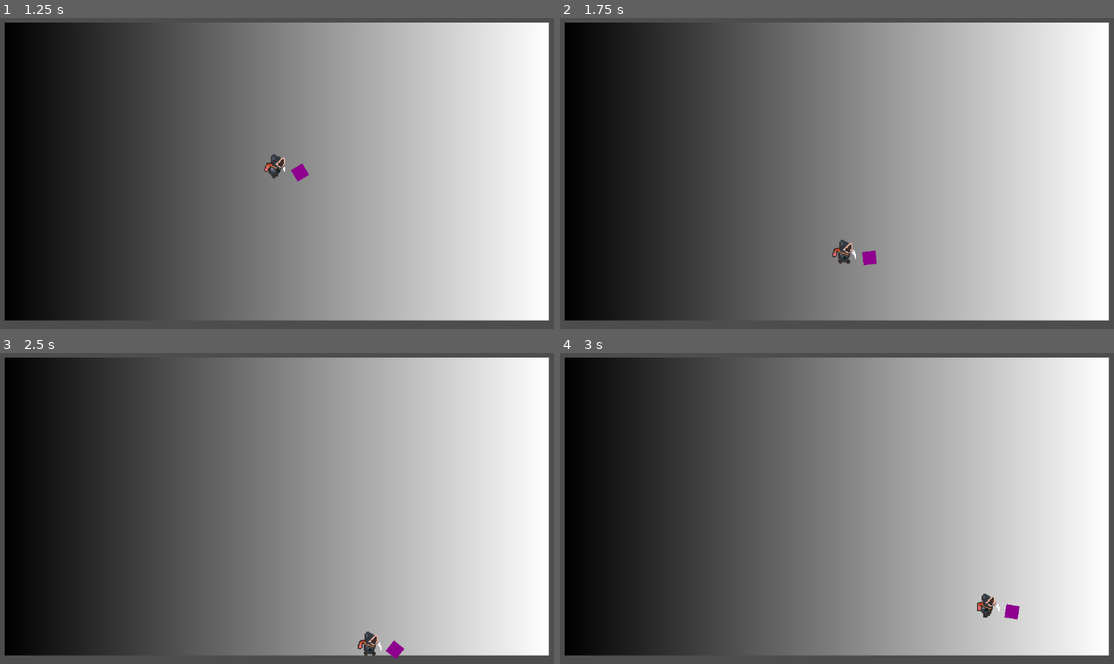
Above: before the commit, frames 1-4 (two rows, left to right).
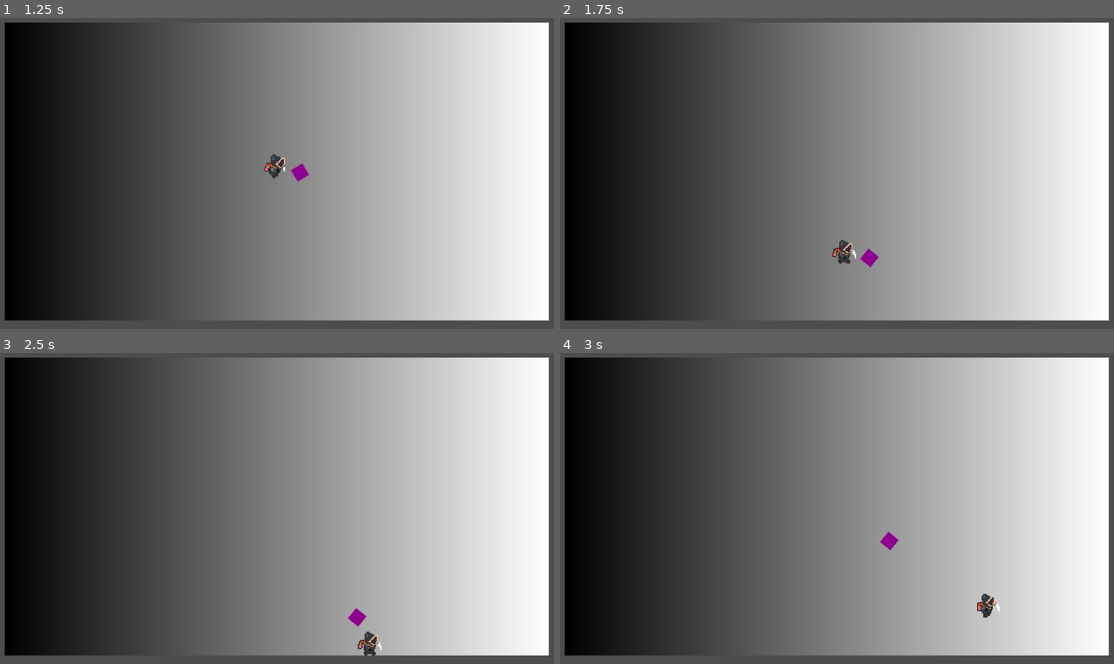
Above: after the commit, the same moments.

Repository: mabanana/MagicPE
Game: Godot game, scene res://Scenes/GameScenes/Test1.tscn
The game is run twice, just before and just after one commit, with the same random seed, the same clock (stepped at 60 frames per second) and the same inputs.
Inputs (mouse positions are in pixels of both pictures, inside the frame that each line leads up to):
- Up to frame 1 (1.25 s): tap Enter (ui_accept) at 0.5, 0.77, 1.07 s; move the mouse to (409, 151) at 0.52 s; press the mouse at (409, 151) at 0.53 s; hold Right (ui_right) from 0.53 s (still down); right-click (409, 151) at 0.8 s
- Up to frame 2 (1.75 s): move the mouse to (715, 185) at 1.27 s; release Right (ui_right) at 1.28 s; release the mouse at (715, 185) at 1.28 s; hold Down (ui_down) from 1.28 s (still down); right-click (715, 185) at 1.35 s; tap Enter (ui_accept) at 1.52, 1.55 s
- Up to frame 3 (2.5 s): tap Enter (ui_accept) at 1.82 s; move the mouse to (337, 430) at 2.02 s; release Down (ui_down) at 2.03 s; hold Right (ui_right) from 2.03 s (still down); hold Enter (ui_accept) from 2.03 s (still down); click (337, 430) at 2.3 s
- Up to frame 4 (3 s): move the mouse to (809, 573) at 2.77 s; release Right (ui_right) at 2.78 s; release Enter (ui_accept) at 2.78 s; hold Up (ui_up) from 2.78 s (still down); click (809, 573) at 2.85 s

Frame 1 is identical in both runs. In frame 2, less than 0.1% of the frame differs, in the area x 54-58%, y 74-81%; in frame 3, 0.2%; in frame 4, 0.2%, in the area x 57-83%, y 57-86%.
Error after the commit: Invalid call. Nonexistent function 'depossess' in base 'Nil'. (res://Scripts/Defaults/SoccerComponent.gd:19)

Commit message:
Add Soccer basic behavior

Diff:
--- a/Scenes/Entities/BackpackMan.tscn
+++ b/Scenes/Entities/BackpackMan.tscn
@@ -7,6 +7,7 @@
 [ext_resource type="Script" path="res://Scripts/States/IdleState.gd" id="4_3ntr3"]
 [ext_resource type="Script" path="res://Scripts/States/PossessionState.gd" id="5_qbww8"]
 [ext_resource type="Script" path="res://Scripts/Defaults/SoccerJoint.gd" id="7_awl14"]
+[ext_resource type="Script" path="res://Scripts/Defaults/SoccerComponent.gd" id="7_vc3ro"]
 
 [sub_resource type="RectangleShape2D" id="RectangleShape2D_dh0tf"]
 size = Vector2(22, 25)
@@ -170,11 +171,12 @@
 texture = ExtResource("2_hbupl")
 hframes = 4
 
-[node name="CharacterStateMachine" type="Node" parent="." node_paths=PackedStringArray("current_state", "character", "animation_tree")]
+[node name="CharacterStateMachine" type="Node" parent="." node_paths=PackedStringArray("current_state", "character", "animation_tree", "game_component")]
 script = ExtResource("3_4ie58")
 current_state = NodePath("Idle")
 character = NodePath("..")
 animation_tree = NodePath("../AnimationTree")
+game_component = NodePath("../SoccerComponent")
 
 [node name="Idle" type="Node" parent="CharacterStateMachine"]
 script = ExtResource("4_3ntr3")
@@ -193,14 +195,18 @@
 "": SubResource("AnimationLibrary_4ruuf")
 }
 
-[node name="SoccerJoint" type="Area2D" parent="." node_paths=PackedStringArray("ball_marker")]
+[node name="SoccerComponent" type="Node2D" parent="." node_paths=PackedStringArray("ball_marker")]
+script = ExtResource("7_vc3ro")
+ball_marker = NodePath("BallMarker")
+
+[node name="BallMarker" type="Marker2D" parent="SoccerComponent"]
+position = Vector2(0, 10)
+
+[node name="SoccerJoint" type="Area2D" parent="SoccerComponent"]
 position = Vector2(0, 10)
 script = ExtResource("7_awl14")
-ball_marker = NodePath("BallMarker")
-
-[node name="CollisionShape2D" type="CollisionShape2D" parent="SoccerJoint"]
+
+[node name="CollisionShape2D" type="CollisionShape2D" parent="SoccerComponent/SoccerJoint"]
 shape = SubResource("RectangleShape2D_cfjei")
 
-[node name="BallMarker" type="Marker2D" parent="SoccerJoint"]
-
-[connection signal="area_entered" from="SoccerJoint" to="SoccerJoint" method="_on_area_entered"]
+[connection signal="area_entered" from="SoccerComponent/SoccerJoint" to="SoccerComponent" method="_on_soccer_joint_area_entered"]
--- a/Scenes/Entities/Ball.tscn
+++ b/Scenes/Entities/Ball.tscn
@@ -14,6 +14,7 @@
 
 [node name="Ball" type="RigidBody2D"]
 collision_layer = 2
+collision_mask = 4
 mass = 0.1
 physics_material_override = SubResource("PhysicsMaterial_hoica")
 gravity_scale = 0.0
--- a/Scenes/Entities/PlayerEnitity.tscn
+++ b/Scenes/Entities/PlayerEnitity.tscn
@@ -1,10 +1,12 @@
-[gd_scene load_steps=11 format=3 uid="uid://dr75iqv65238"]
+[gd_scene load_steps=13 format=3 uid="uid://dr75iqv65238"]
 
 [ext_resource type="Script" path="res://Scripts/Defaults/PlayerEnitity.gd" id="1_wb4fh"]
 [ext_resource type="Texture2D" uid="uid://br0fpehpib3tv" path="res://icon.svg" id="2_6ly2v"]
 [ext_resource type="Script" path="res://Scripts/Defaults/CharacterStateMachine.gd" id="3_6mjdp"]
 [ext_resource type="Script" path="res://Scripts/States/IdleState.gd" id="4_aggig"]
 [ext_resource type="Script" path="res://Scripts/States/PossessionState.gd" id="5_rack5"]
+[ext_resource type="Script" path="res://Scripts/Defaults/GameComponents.gd" id="6_rkxgd"]
+[ext_resource type="Script" path="res://Scripts/Defaults/SoccerComponent.gd" id="7_bsa8r"]
 
 [sub_resource type="RectangleShape2D" id="RectangleShape2D_dh0tf"]
 size = Vector2(26, 23)
@@ -58,3 +60,9 @@
 libraries = {
 "": SubResource("AnimationLibrary_4ruuf")
 }
+
+[node name="GameComponents" type="Node" parent="."]
+script = ExtResource("6_rkxgd")
+
+[node name="SoccerComponent" type="Node" parent="GameComponents"]
+script = ExtResource("7_bsa8r")
--- a/Scenes/GameScenes/Test1.tscn
+++ b/Scenes/GameScenes/Test1.tscn
@@ -11,6 +11,8 @@
 [node name="Test1" type="Node2D"]
 
 [node name="Court" type="RigidBody2D" parent="."]
+collision_layer = 4
+collision_mask = 7
 gravity_scale = 0.0
 freeze = true
 
--- a/Scripts/Defaults/Ball.gd
+++ b/Scripts/Defaults/Ball.gd
@@ -14,7 +14,7 @@
 func _process(delta):
 	if possessed:
 		var direction: int = 0
-		if (possesser.global_position.x - global_position.x) > 0:
+		if (possesser.global_position.x - global_position.x) >= 0:
 			direction = 1
 		elif (possesser.global_position.x - global_position.x) < 0:
 			direction = -1
@@ -25,12 +25,8 @@
 		global_position.y = move_toward(global_position.y, possesser.global_position.y, turn_speed*delta)
 
 
-
 func _on_area_2d_body_entered(body):
 	print("Ball: detected body entering: ",body.name)
-
-
-
 
 func possess(marker):
 	possessed = true
@@ -38,7 +34,7 @@
 	assign_possess(marker)
 
 func depossess():
-	possessed = true
+	possessed = false
 	sleeping = true
 	possesser = null
 
--- a/Scripts/Defaults/CharacterStateMachine.gd
+++ b/Scripts/Defaults/CharacterStateMachine.gd
@@ -5,6 +5,7 @@
 @export var current_state : State
 @export var character: CharacterBody2D
 @export var animation_tree: AnimationTree
+@export var game_component: GameComponent
 var states : Dictionary = {}
 
 
@@ -38,5 +39,5 @@
 	current_state = new_state
 	current_state.on_enter()
 
-func _input(event: InputEvent):
+func state_machine_input(event: InputEvent):
 	current_state.state_input(event)
--- /dev/null
+++ b/Scripts/Defaults/GameComponents.gd
@@ -0,0 +1,8 @@
+extends Node2D
+class_name GameComponent
+
+func main_interact(state_name):
+	pass
+
+func sec_interact(state_name):
+	pass
--- a/Scripts/Defaults/PlayerEnitity.gd
+++ b/Scripts/Defaults/PlayerEnitity.gd
@@ -5,24 +5,19 @@
 @export var state_machine: CharacterStateMachine
 @export var animation_tree: AnimationTree
 @export var sprite_2d: Sprite2D
+
+var blend_position: Vector2
+var x_direction: int
+var y_direction: int
 var facing: int = 1
+
 
 func _ready():
 	animation_tree.active = true
 
 func _physics_process(delta):
-	var x_direction = Input.get_axis("ui_left", "ui_right")
-	var y_direction = Input.get_axis("ui_up", "ui_down")
-	var main_interact = Input.is_action_just_pressed("main_interact")
-	var sec_interact = Input.is_action_just_pressed("secondary_interact")
-
-
-	if Input.is_action_just_pressed("ui_accept"):
-		if state_machine.current_state.name == "Idle":
-			state_machine.current_state.next_state = state_machine.states["Possession"]
-		if state_machine.current_state.name == "Possession":
-			state_machine.current_state.next_state = state_machine.states["Idle"]
-
+	x_direction = Input.get_axis("ui_left", "ui_right")
+	y_direction = Input.get_axis("ui_up", "ui_down")
 
 	if x_direction:
 		velocity.x = x_direction * move_speed
@@ -32,29 +27,22 @@
 		velocity.y = y_direction * move_speed
 	else:
 		velocity.y = move_toward(velocity.x, 0, move_speed)
-
-	check_facing(x_direction)
-
-	var blend_position: Vector2
-	blend_position.x = x_direction
-	blend_position.y = y_direction
-	# Sends parameter data to the animation tree
-	animation_tree.set("parameters/Move/blend_position", blend_position)
-	state_machine.state_machine_process(delta)
 	print("PlayerEntity: Velocity(x,y):", velocity.x, velocity.y)
 	print("PlayerEntity: GlobalPosition(x,y):", global_position.x, global_position.y)
 	print("PlayerEntity: InputDirection: x",x_direction, ", y", y_direction)
-	print("PlayerEntity: MainInteract:", main_interact)
-	print("PlayerEntity: MainInteract:", sec_interact)
+
+	check_facing()
+	pass_blend_position()
+	state_machine.state_machine_process(delta)
 
 
 	move_and_slide()
 
 
-func check_facing(input_dir: int = 0):
+func check_facing():
 	var dir: int
-	if input_dir != 0:
-		dir = input_dir
+	if x_direction != 0:
+		dir = x_direction
 	else:
 		dir = velocity.x
 	if dir < 0:
@@ -63,3 +51,22 @@
 	elif dir > 0:
 		sprite_2d.flip_h = false
 		facing = 1
+
+func pass_blend_position():
+	blend_position.x = x_direction
+	blend_position.y = y_direction
+	# Sends parameter data to the animation tree
+	animation_tree.set("parameters/Move/blend_position", blend_position)
+
+func _input(event):
+	if event.is_action_pressed("ui_accept"):
+		if state_machine.current_state.name == "Idle":
+			state_machine.current_state.next_state = state_machine.states["Possession"]
+		if state_machine.current_state.name == "Possession":
+			state_machine.current_state.next_state = state_machine.states["Idle"]
+	elif event.is_action_pressed("main_interact"):
+		print("PlayerEntity: MainInteract pressed")
+		state_machine.current_state.main_interact(state_machine.current_state.name)
+	elif event.is_action_pressed("secondary_interact"):
+		print("PlayerEntity: MainInteract pressed")
+	state_machine.state_machine_input(event)
--- /dev/null
+++ b/Scripts/Defaults/SoccerComponent.gd
@@ -0,0 +1,33 @@
+extends GameComponent
+class_name SoccerComponent
+
+const offset = 25
+@export var ball_marker = Marker2D
+@export var kick_spin: int = 500
+@export var kick_speed: int = 40
+var ball: RigidBody2D
+
+func main_interact(state_name):
+	if state_name == "Possession":
+		kick_ball()
+
+func _process(delta):
+	ball_marker.position.x = get_parent().facing * offset
+
+func kick_ball(is_shoot: bool = true):
+	var dir = (get_global_mouse_position() - ball_marker.global_position).normalized()
+	ball.depossess()
+	if dir.normalized().x * get_parent().facing < 0:
+		dir *= 0.5
+		print("SoccerComponent: wrong facing")
+	print("SoccerComponent: ", dir, " ", get_local_mouse_position().normalized())
+	ball.apply_impulse(dir*kick_speed)
+	ball.apply_torque_impulse(kick_spin*dir.angle())
+
+func _on_soccer_joint_area_entered(area):
+	print("SoccerComponent:",area.get_parent().name, " entered")
+	print("SoccerComponent: ", area.get_parent().name)
+	if area.get_parent().has_method("possess"):
+		area.get_parent().possess(ball_marker)
+		ball = area.get_parent()
+		print("SoccerJoint: has connected to ",area.get_parent().name)
--- a/Scripts/Defaults/SoccerJoint.gd
+++ b/Scripts/Defaults/SoccerJoint.gd
@@ -1,18 +1,2 @@
 extends Area2D
 class_name SoccerJoint
-
-const offset = 25
-@export var ball_marker = Marker2D
-
-func _ready():
-	pass # Replace with function body.
-
-func _process(delta):
-	ball_marker.position.x = get_parent().facing * offset
-
-func _on_area_entered(area):
-	print("SoccerJoint:",area.get_parent().name, " entered")
-	print("SoccerJoint: ", area.get_parent().name)
-	if area.get_parent().has_method("possess"):
-		area.get_parent().possess(ball_marker)
-		print("SoccerJoint: has connected to ",area.get_parent().name)
--- a/Scripts/Defaults/State.gd
+++ b/Scripts/Defaults/State.gd
@@ -20,3 +20,6 @@
 
 func on_exit():
 	pass
+
+func main_interact(state_name: String):
+	pass
--- a/Scripts/States/PossessionState.gd
+++ b/Scripts/States/PossessionState.gd
@@ -10,3 +10,6 @@
 
 func _physics_process(delta):
 	pass
+
+func main_interact(state_name):
+	get_parent().game_component.main_interact(state_name)
--- a/project.godot
+++ b/project.godot
@@ -77,6 +77,7 @@
 
 2d_physics/layer_1="Player"
 2d_physics/layer_2="Ball"
+2d_physics/layer_3="Boundaries"
 
 [rendering]
 
Not shown: 1 places in Scenes/Entities/BackpackMan.tscn that only renumber resources
